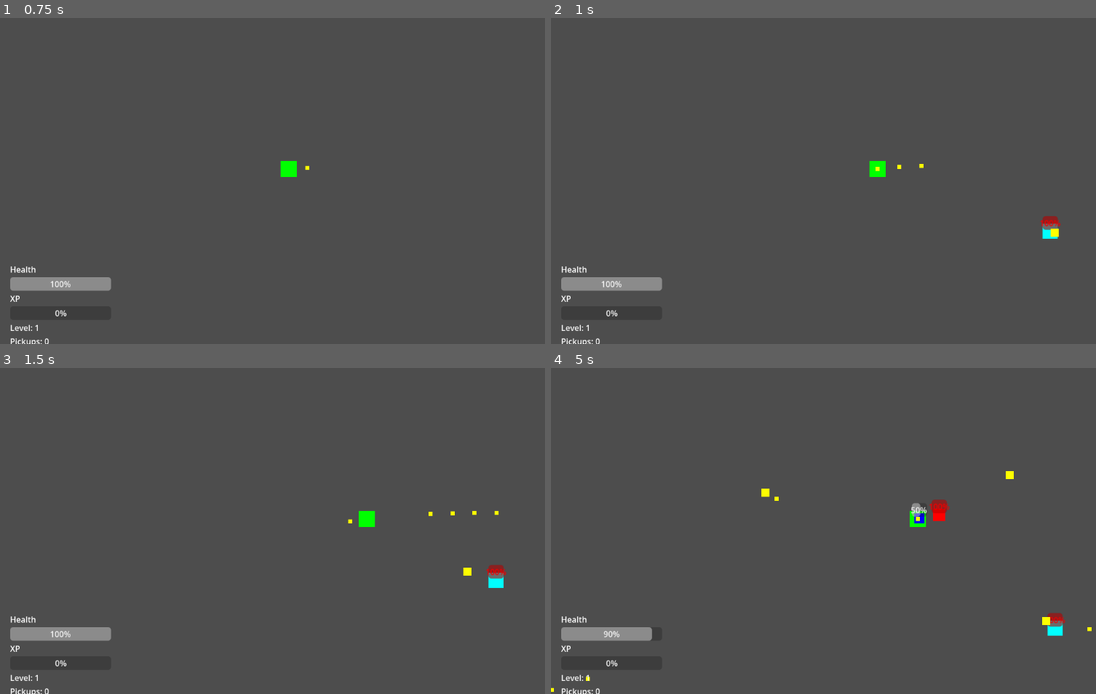
Above: before the commit, frames 1-4 (two rows, left to right).
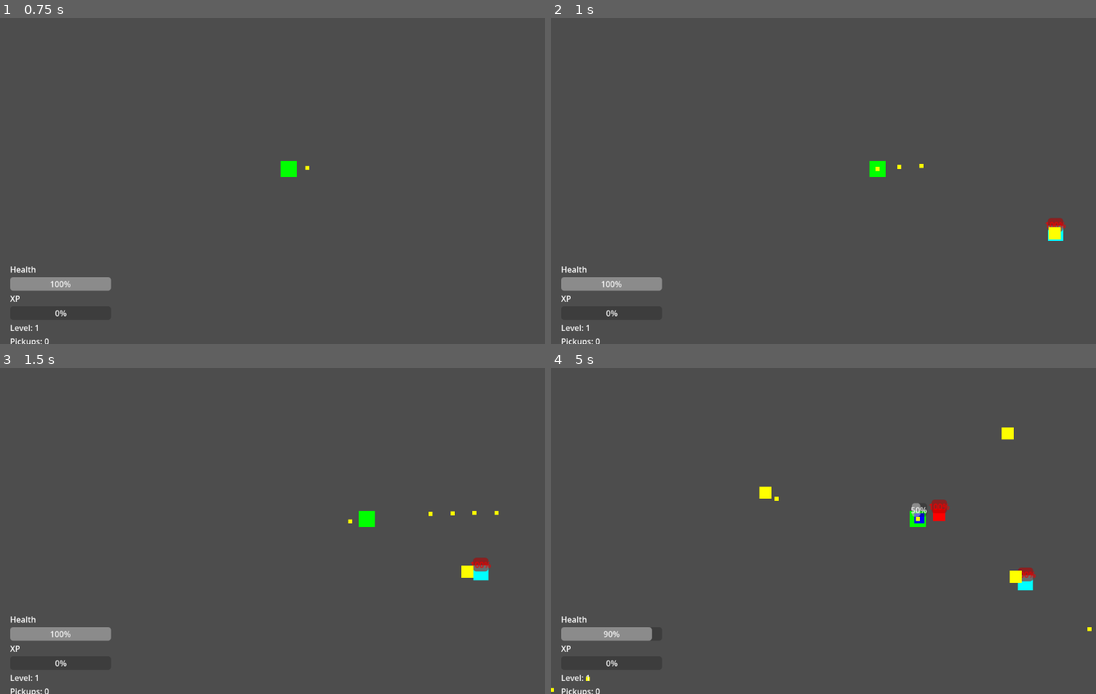
Above: after the commit, the same moments.

Repository: zaamold/Polygon-Protocol
Game: Godot game, scene res://scenes/main.tscn
The game is run twice, just before and just after one commit, with the same random seed, the same clock (stepped at 60 frames per second) and the same inputs.
Inputs (mouse positions are in pixels of both pictures, inside the frame that each line leads up to):
- Up to frame 1 (0.75 s): tap Enter (ui_accept) at 0.5 s; move the mouse to (419, 164) at 0.52 s; press the mouse at (419, 164) at 0.53 s; hold Right (ui_right) from 0.53 s (still down)
- Up to frame 2 (1 s): keep holding Right (ui_right); tap Enter (ui_accept) at 0.77 s
- Up to frame 3 (1.5 s): tap Enter (ui_accept) at 1.07 s; release Right (ui_right) at 1.25 s; release the mouse at (419, 514) at 1.25 s; drag from (174, 547) to (365, 517) at 1.27 s
- Up to frame 4 (5 s): move the mouse to (899, 459) at 2.02 s; press the mouse at (899, 459) at 2.03 s; hold Right (ui_right) 2.03-2.75 s; release the mouse at (899, 459) at 2.75 s; drag from (812, 596) to (1025, 517) at 2.77 s; move the mouse to (1014, 579) at 3.52 s; press the mouse at (1014, 579) at 3.53 s; hold Left (ui_left) 3.53-4.25 s; tap Enter (ui_accept) at 3.77, 4.07 s; release the mouse at (1014, 579) at 4.25 s; drag from (665, 482) to (818, 508) at 4.27 s

Frame 1 is identical in both runs. In frame 2, 0.2% of the frame differs, in the area x 89-95%, y 60-69%; in frame 3, 0.5%; in frame 4, 0.7%, in the area x 38-95%, y 18-83%.
Error in both runs: Invalid call. Nonexistent function 'tween_timer' in base 'Tween'. (res://scripts/enemy_fast.gd:61)

Commit message:
fix: tune ranged enemy balance parameters
Adjusted ranged enemy for better gameplay feel:
- Preferred distance: 300 → 200 (closer to player, more engaging)
- Movement speed: 200 → 140 (slower, easier for player to close gap)
- Projectile radius: 8 → 12 (larger, more visible threat)

These values make ranged enemies more approachable while maintaining threat.

Diff:
--- a/scenes/enemy_projectile.tscn
+++ b/scenes/enemy_projectile.tscn
@@ -1,9 +1,9 @@
-[gd_scene load_steps=3 format=3 uid="uid://b2niqkx0kg6s"]
+[gd_scene format=3 uid="uid://b2niqkx0kg6s"]
 
 [ext_resource type="Script" path="res://scripts/enemy_projectile.gd" id="1_ep"]
 
 [sub_resource type="CircleShape2D" id="CircleShape2D_1"]
-radius = 8.0
+radius = 12.0
 
 [node name="EnemyProjectile" type="Area2D"]
 script = ExtResource("1_ep")
@@ -14,10 +14,10 @@
 anchor_top = 0.5
 anchor_right = 0.5
 anchor_bottom = 0.5
-offset_left = -8.0
-offset_top = -8.0
-offset_right = 8.0
-offset_bottom = 8.0
+offset_left = -12.0
+offset_top = -12.0
+offset_right = 12.0
+offset_bottom = 12.0
 color = Color(1, 1, 0, 1)
 
 [node name="CollisionShape2D" type="CollisionShape2D" parent="."]
--- a/scripts/enemy_ranged.gd
+++ b/scripts/enemy_ranged.gd
@@ -1,9 +1,9 @@
 extends CharacterBody2D
 
-@export var speed: float = 200.0  # Slower than player (300), faster than regular enemy (150)
+@export var speed: float = 140.0  # Slower than player (300), slower than regular enemy (150)
 @export var lifetime: float = 15.0
 @export var damage_interval: float = 1.0
-@export var preferred_distance: float = 300.0
+@export var preferred_distance: float = 200.0
 @export var fire_interval: float = 2.0
 @export var max_health: float = 20.0
 
